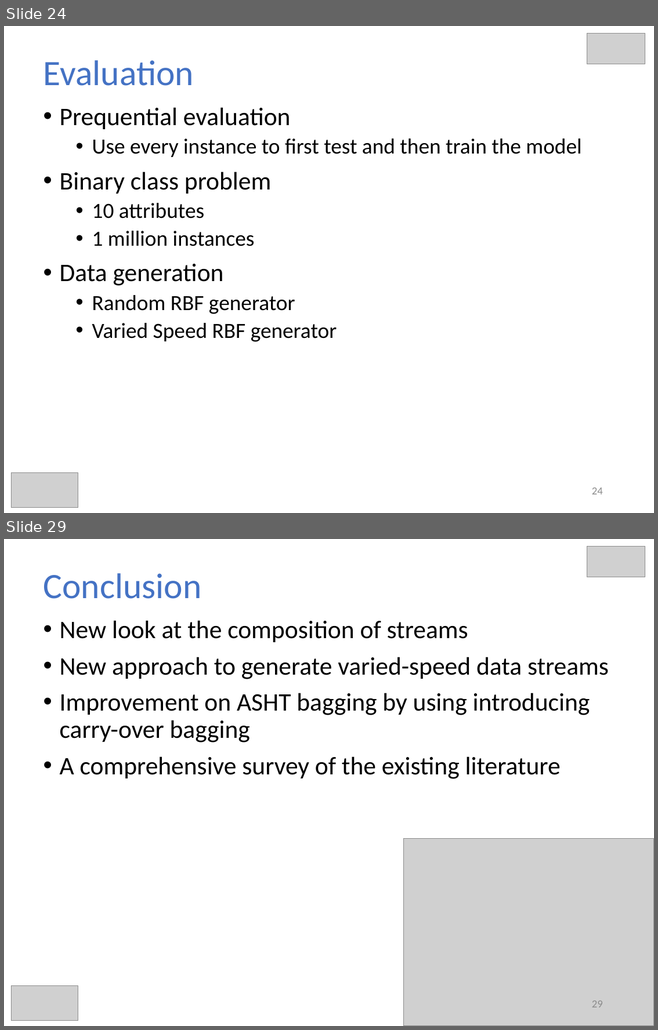
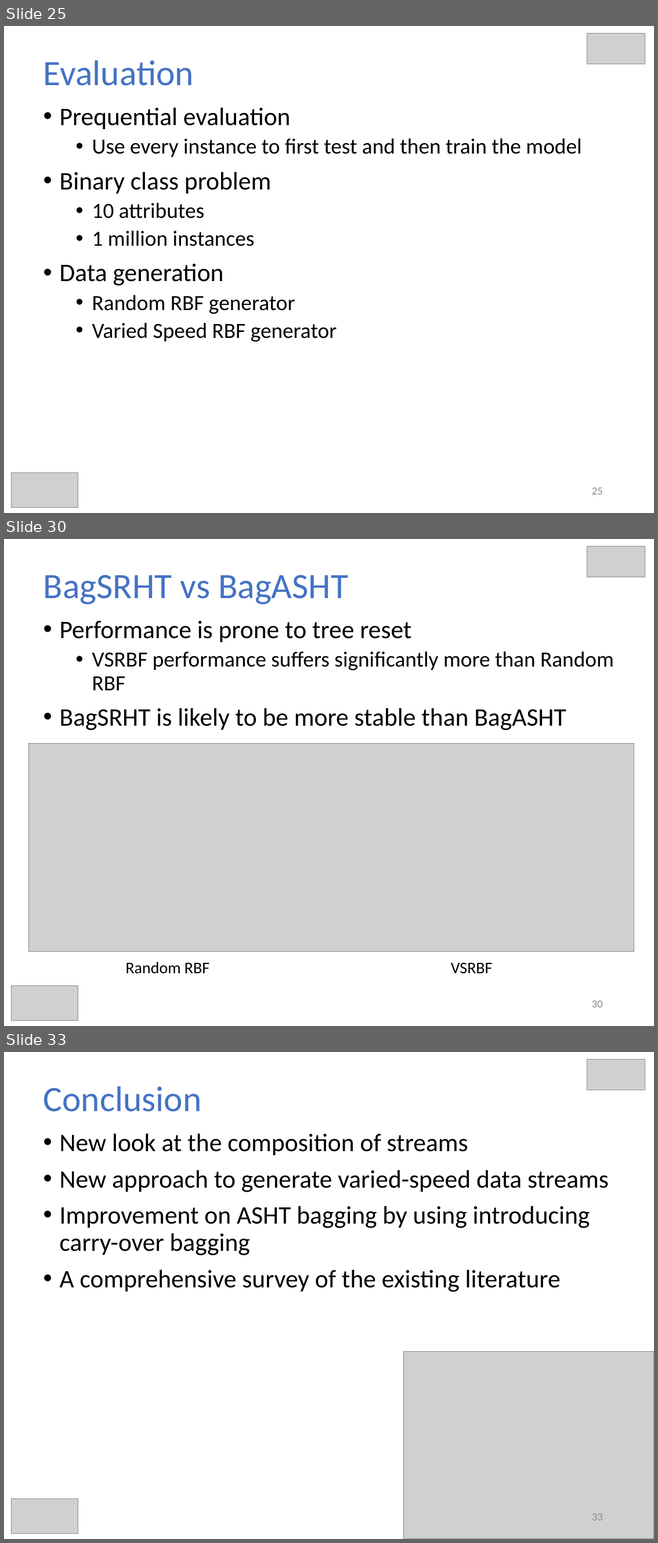
Before and after one commit to hmsgit/minestream, a slide deck: presentation/thesis.pptx. Shown one above the other, each under a label of ours: slides 24 and 29 before the commit, slides 25, 30 and 33 after it; the slides between them are not shown. The pictures are 658x1030 and 658x1543 pixels, drawn with LibreOffice and Linux fonts; fonts in the diff are those of the drawing; grey boxes stand for pictures. Boxes give left, top, right and bottom in pixels: in the first picture for what was removed or moved away, otherwise in the second. Text is boxed around its words. In the diff, an @@ line names an element or a change of style, - is before the commit and + after.

```diff
--- a/presentation/thesis.pptx
+++ b/presentation/thesis.pptx
@@ slide 30 added at [4,539,654,1026], background #FFFFFF @@
@@ picture added at [587,546,644,577] @@
@@ title added at [43,575,348,605], 39.6 pt, text #4472C4 @@
+BagSRHT vs BagASHT
@@ text added at [60,621,614,730], 28 pt, text #000000 @@
+• Performance is prone to tree reset
+  • VSRBF performance suffers significantly more than Random RBF
+• BagSRHT is likely to be more stable than BagASHT
@@ picture added at [29,743,633,951] @@
@@ text added at [126,962,209,974], 18 pt, text #000000 @@
+Random RBF
@@ text added at [451,963,492,974], 18 pt, text #000000 @@
+VSRBF
@@ picture added at [11,986,78,1021] @@
@@ page number added at [592,1001,603,1008], 12 pt, text #8C8C8C @@
+30
@@ what was slide 24 is now slide 25 @@
@@ page number at [592,488,603,495]: text changed @@
-24
+25
@@ what was slide 29 is now slide 33 @@
@@ page number at [592,1514,603,1521]: text changed @@
-29
+33
```
Also in this commit, not shown: 7 slides changed, 8 other slides added, 4 slides removed, 15 other files.
